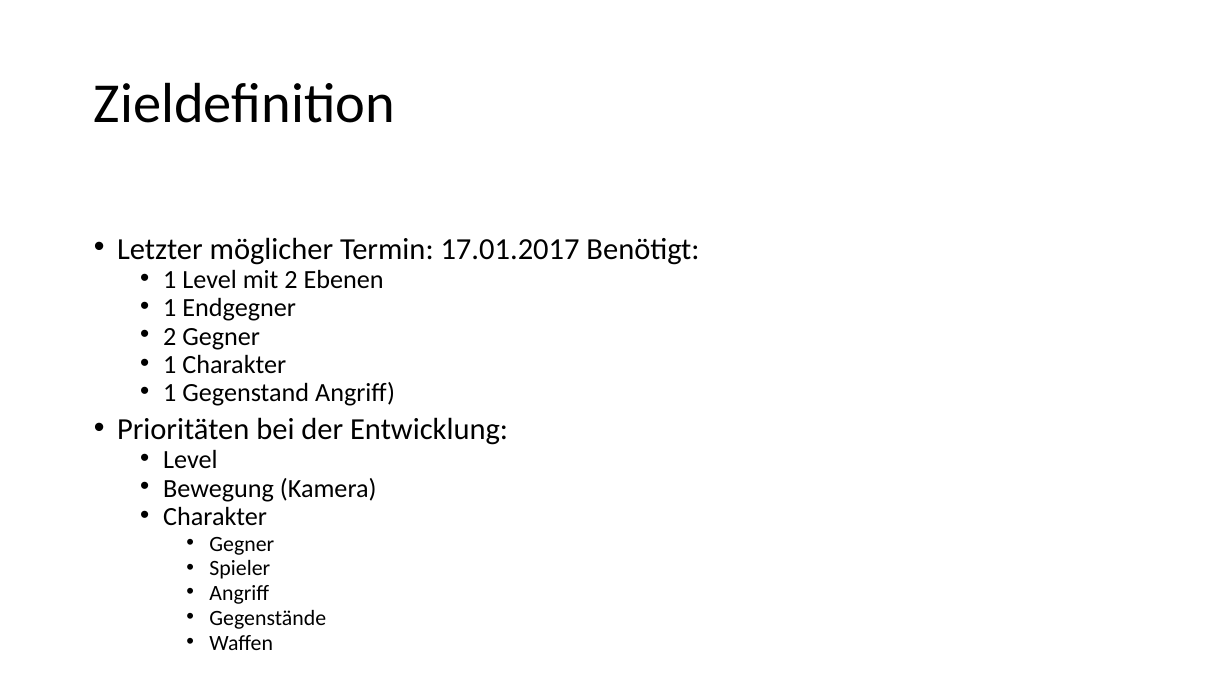
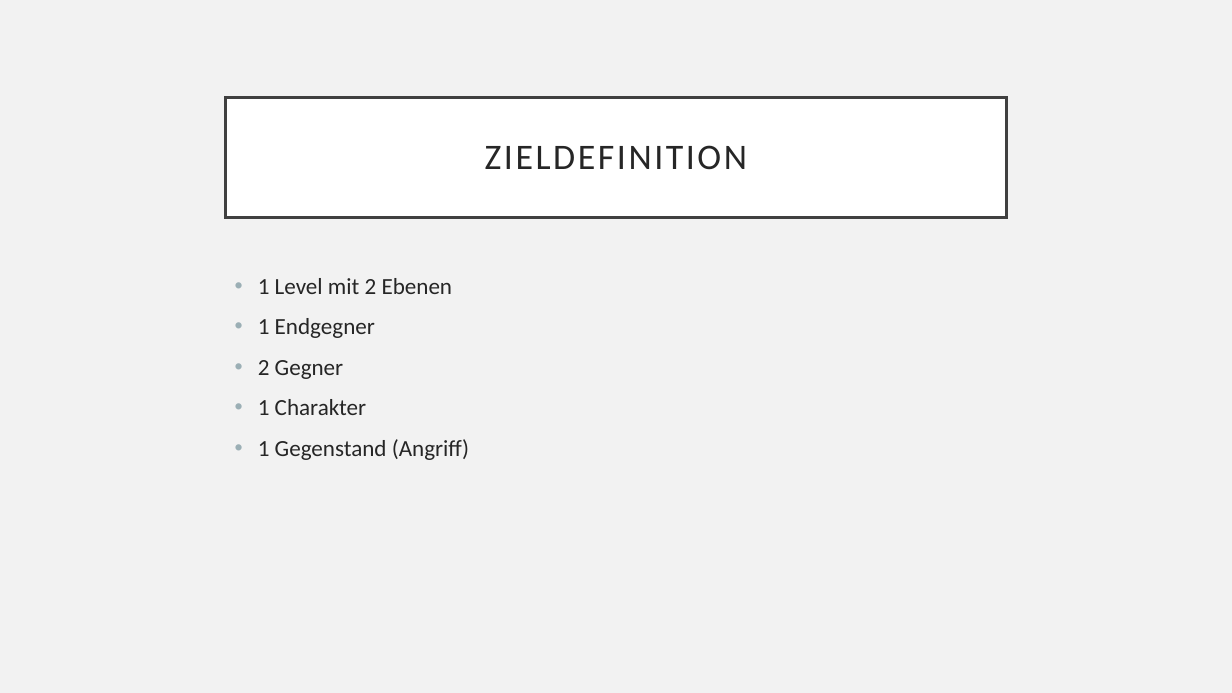
Before and after one commit to mreichl-tgm/hero, a slide deck: slide 4 of docs/project-presentation.pptx. Drawn at 1232x693 pixels with LibreOffice and Linux fonts; fonts in the diff are those of the drawing. Boxes give left, top, right and bottom in pixels: in the first picture for what was removed or moved away, otherwise in the second. Text is boxed around its words. In the diff, an @@ line names an element or a change of style, - is before the commit and + after.

```diff
--- a/docs/project-presentation.pptx
+++ b/docs/project-presentation.pptx
@@ background #FFFFFF to #F2F2F2 @@
@@ title "ZIELDEFINITION": place and size @@
-title "ZIELDEFINITION" at (94,82,395,123)
+title "ZIELDEFINITION" at (226,97,1006,217)
@@ title "ZIELDEFINITION" at (226,97,1006,217): fill none to #FFFFFF; outline none to #404040 2.5 pt @@
@@ title at (485,145,747,170): text changed; size 44 to 28 pt; text colour #000000 to #262626 @@
-Zieldefinition
+ZIELDEFINITION
@@ text at (117,237,699,265): paragraph removed @@
-• Letzter möglicher Termin: 17.01.2017 Benötigt:
@@ text "1 Level mit 2 Ebenen": place and size @@
-text "1 Level mit 2 Ebenen" at (117,237,699,629)
+text "1 Level mit 2 Ebenen" at (258,278,469,460)
@@ text at (258,278,453,415): size 20.4 to 18 pt, text colour #000000 to #262626 in "1 Level mit 2 Ebenen", "1 Endgegner", "2 Gegner", "1 Charakter"; list level 2 to 1 in "1 Level mit 2 Ebenen"; line spacing 0.7 to 1; list level 2 to 1 in "1 Endgegner"; list level 2 to 1 in "2 Gegner"; list level 2 to 1 in "1 Charakter" @@
@@ text at (258,439,469,460): text changed; size 20.4 to 18 pt; text colour #000000 to #262626 @@
-  • 1 Gegenstand Angriff)
-• Prioritäten bei der Entwicklung:
-  • Level
-  • Bewegung (Kamera)
-  • Charakter
-    • Gegner
-    • Spieler
-    • Angriff
-    • Gegenstände
-    • Waffen
+• 1 Gegenstand (Angriff)
```
Also in this commit, not shown: 6 other slides changed, 2 slides added, 1 slide removed.
